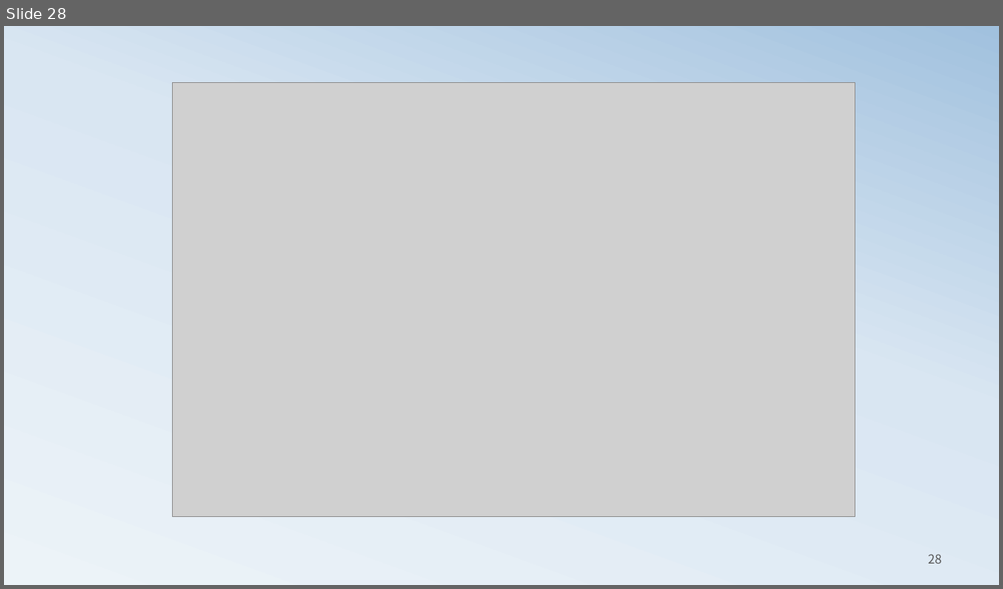
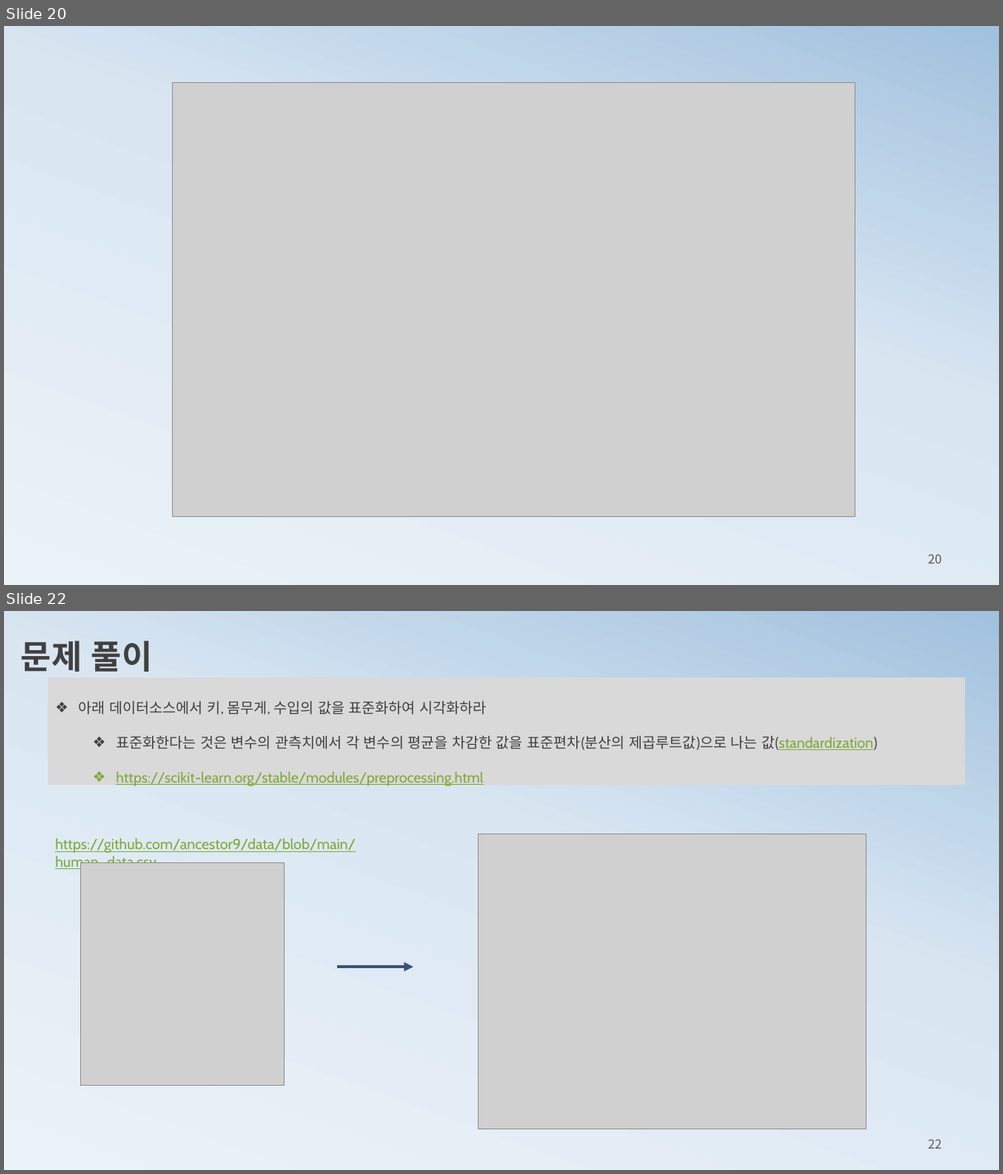
Before and after one commit to ancestor9/mathematics-for-machine-learning, a slide deck: 1_statistics for machine learning.pptx. Shown one above the other, each under a label of ours: slide 28 before the commit, slides 20 and 22 after it; the slides between them are not shown. The pictures are 1003x589 and 1003x1174 pixels, drawn with LibreOffice and Linux fonts; fonts in the diff are those of the drawing; grey boxes stand for pictures. Boxes give left, top, right and bottom in pixels: in the first picture for what was removed or moved away, otherwise in the second. Text is boxed around its words. In the diff, an @@ line names an element or a change of style, - is before the commit and + after.

```diff
--- a/1_statistics for machine learning.pptx
+++ b/1_statistics for machine learning.pptx
@@ slide 22 added at <box>4,611,999,1170</box>, background gradient #ECF3F8 to #D9E6F2 to #A1C1DE @@
@@ text added at <box>21,641,152,672</box>, 32 pt, text #404040, bold @@
+문제 풀이
@@ rectangle added at <box>48,678,965,785</box>, fill #D9D9D9, 14 pt, text #404040 @@
+❖ 아래 데이터소스에서 키, 몸무게, 수입의 값을 표준화하여 시각화하라
+  ❖ 표준화한다는 것은 변수의 관측치에서 각 변수의 평균을 차감한 값을 표준편차(분산의 제곱루트값)으로 나는 값(standardization)
+  ❖ https://scikit-learn.org/stable/modules/preprocessing.html
@@ text added at <box>55,838,356,871</box>, 14 pt, text #7EA939, underline @@
+https://github.com/ancestor9/data/blob/main/human_data.csv
@@ picture added at <box>478,834,866,1130</box> @@
@@ picture added at <box>81,863,284,1085</box> @@
@@ arrow added from (337, 967) to (413, 967), #39527B 3 pt @@
@@ page number added at <box>928,1139,942,1149</box>, 12 pt, text #595959 @@
+22
@@ what was slide 28 is now slide 20 @@
@@ page number at <box>928,554,942,564</box>: text changed @@
-28
+20
```
Also in this commit, not shown: 5 slides changed, 3 other slides added, 11 slides removed.
